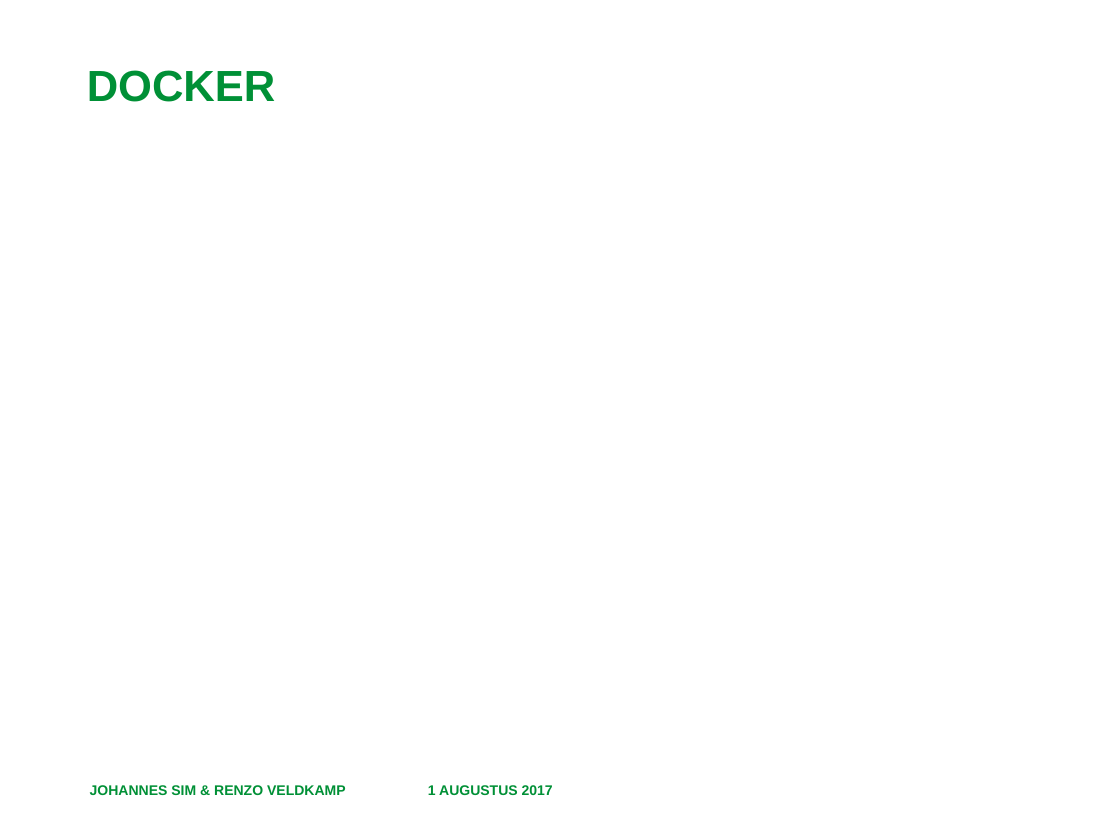
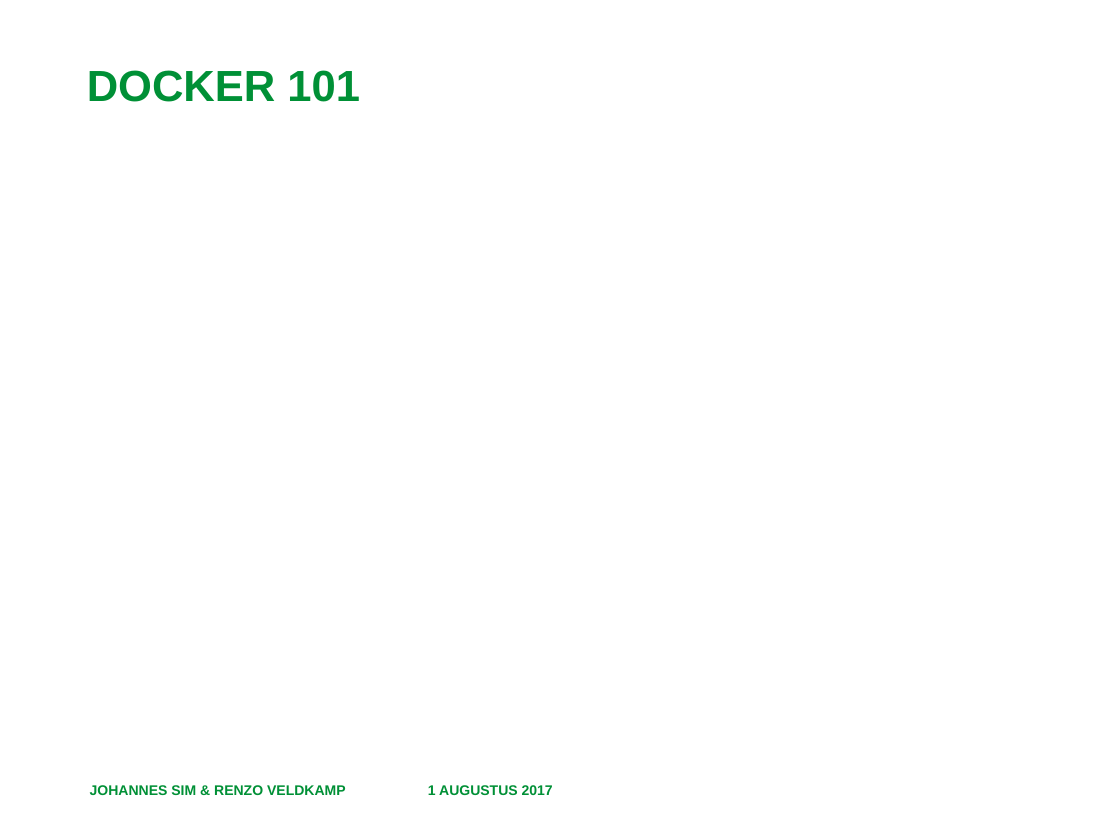
Before and after one commit to RenzoVeldkamp/MicroContainer, a slide deck: slide 14 of Presentatie/Docker-based microservices.pptx (slide 12 before the commit). Drawn at 1120x840 pixels with LibreOffice and Linux fonts; fonts in the diff are those of the drawing; background and template pictures are left out. Boxes give left, top, right and bottom in pixels: in the first picture for what was removed or moved away, otherwise in the second. Text is boxed around its words. In the diff, an @@ line names an element or a change of style, - is before the commit and + after.

```diff
--- a/Presentatie/Docker-based microservices.pptx
+++ b/Presentatie/Docker-based microservices.pptx
@@ title at [87,70,360,102]: text changed @@
-DOCKER
+DOCKER 101
```
Also in this commit, not shown: 2 other slides changed, 12 other files.
